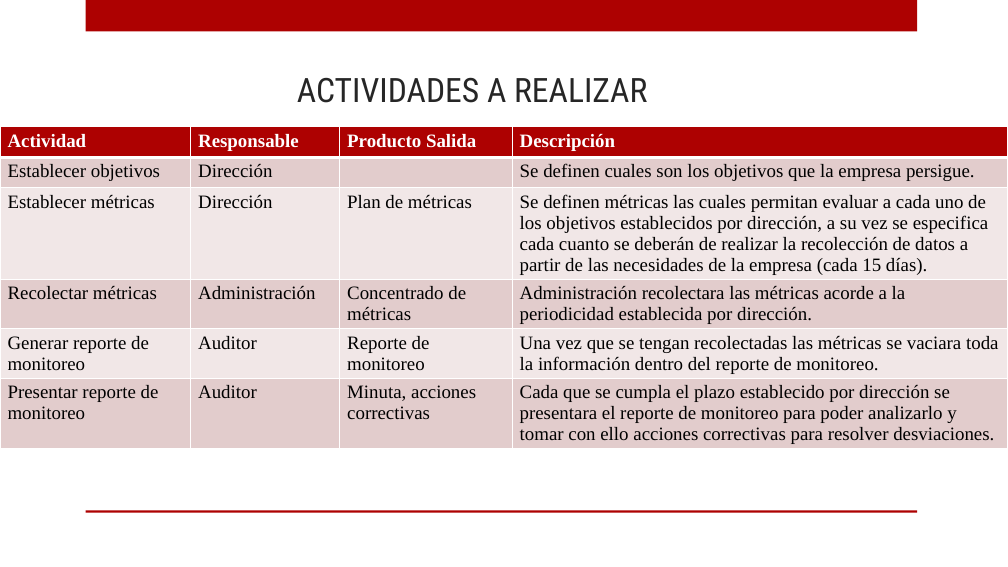
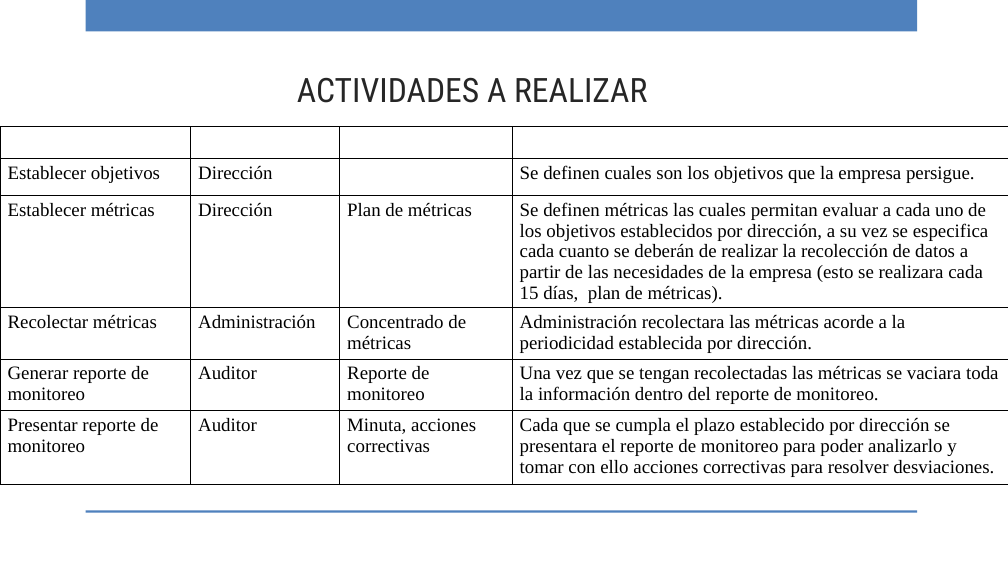
Before and after one commit to ricardo-novelasos/SOSQTP, a slide deck: slide 35 of capacitacion.pptx. Drawn at 1008x567 pixels with LibreOffice and Linux fonts; fonts in the diff are those of the drawing; background and template pictures are left out. Boxes give left, top, right and bottom in pixels: in the first picture for what was removed or moved away, otherwise in the second. Text is boxed around its words. In the diff, an @@ line names an element or a change of style, - is before the commit and + after.

```diff
--- a/capacitacion.pptx
+++ b/capacitacion.pptx
@@ rectangle at <box>85,0,917,32</box>: fill #AD0101 to #4F81BD @@
@@ table at <box>0,126,1008,481</box> @@
-row 3, column 4: Se definen métricas las cuales permitan evaluar a cada uno de los objetivos establecidos por dirección, a su vez se especifica cada cuanto se deberán de realizar la recolección de datos a partir de las necesidades de la empresa (cada 15 días).
+row 3, column 4: Se definen métricas las cuales permitan evaluar a cada uno de los objetivos establecidos por dirección, a su vez se especifica cada cuanto se deberán de realizar la recolección de datos a partir de las necesidades de la empresa (esto se realizara cada 15 días, plan de métricas).
@@ fill #AD0101 to none in row 1 @@
@@ fill #E3CCCC to none in 11 cells @@
@@ fill #F1E7E7 to none in 8 cells @@
@@ borders changed @@
@@ rectangle at <box>85,510,917,513</box>: fill #AD0101 to #4F81BD @@
```
Also in this commit, not shown: 42 other slides changed, 4 slides added, 4 slides removed.
